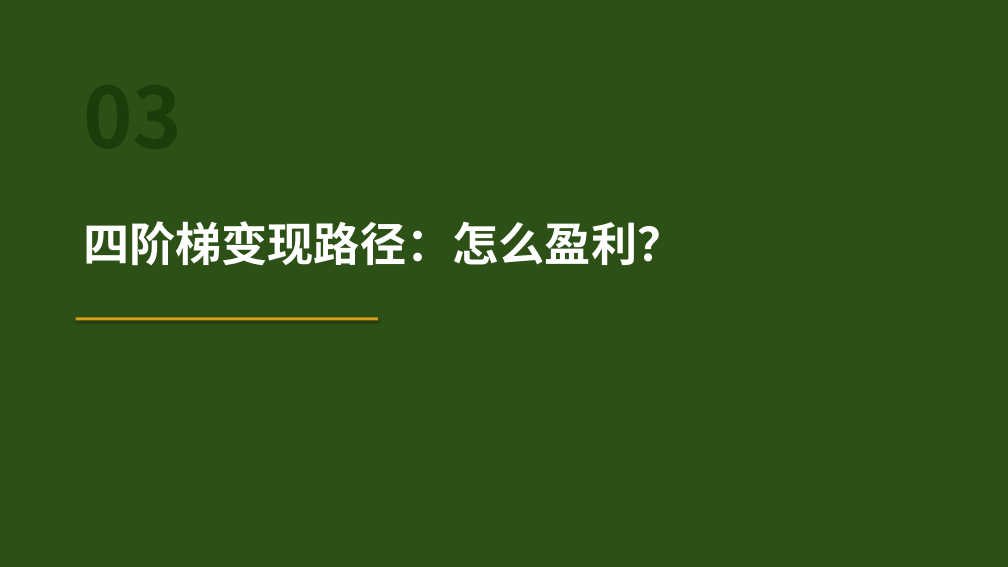
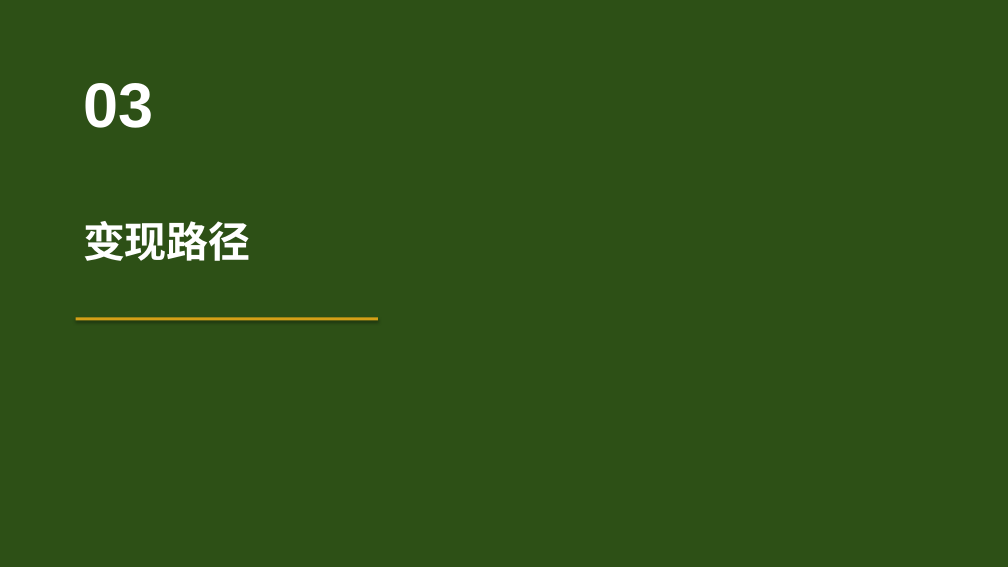
Before and after one commit to 975801846-star/workspace-outputs, a slide deck: slide 10 of tunjunying/plan_v2.pptx. Drawn at 1008x567 pixels with LibreOffice and Linux fonts; fonts in the diff are those of the drawing. Boxes give left, top, right and bottom in pixels: in the first picture for what was removed or moved away, otherwise in the second. Text is boxed around its words. In the diff, an @@ line names an element or a change of style, - is before the commit and + after.

```diff
--- a/tunjunying/plan_v2.pptx
+++ b/tunjunying/plan_v2.pptx
@@ text added at bbox=[83, 83, 153, 128], 60 pt, text #FFFFFF, bold @@
+03
@@ text at bbox=[83, 221, 251, 261]: text changed; size 44 to 40 pt; font Noto Sans CJK SC to Arial @@
-四阶梯变现路径：怎么盈利？
+变现路径
```
Also in this commit, not shown: 26 other slides changed, 1 slide added, 1 slide removed, 1 other file.
